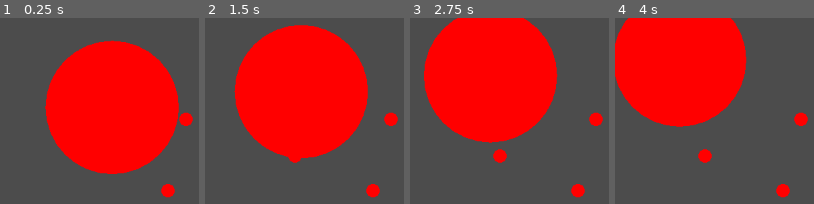
Above: before the commit, frames 1-4 (left to right).
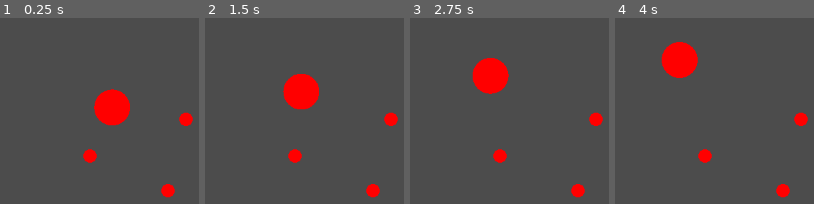
Above: after the commit, the same moments.

Repository: PSchlagnitweit/darwin_selection
Game: Godot game, scene res://testlevel.tscn
Same seed, same stepped clock (60 frames per second), same inputs: the game is played once before the commit and once after it. This scene is started directly instead of the project's main scene.
Inputs (mouse positions are in pixels of both pictures, inside the frame that each line leads up to):
- Up to frame 1 (0.25 s): no input
- Up to frame 2 (1.5 s): move the mouse to (outside the picture) at 0.52 s; click (outside the picture) at 0.67 s; move the mouse to (outside the picture) at 1.27 s; click (outside the picture) at 1.42 s
- Up to frame 3 (2.75 s): move the mouse to (outside the picture) at 2.02 s; click (outside the picture) at 2.17 s
- Up to frame 4 (4 s): move the mouse to (outside the picture) at 2.77 s; click (outside the picture) at 2.92 s; move the mouse to (outside the picture) at 3.52 s; click (outside the picture) at 3.67 s

The runs differ from the first frame. In frame 1, 35% of the frame differs, in the area x 22-90%, y 11-84%; in frame 2, 35%, in the area x 14-82%, y 3-76%; in frame 3, 34%; in frame 4, 30%.

Commit message:
more bug fixes and small changes

Diff:
--- a/Creature_Base.tscn
+++ b/Creature_Base.tscn
@@ -9,15 +9,17 @@
 
 [sub_resource type="CircleShape2D" id=3]
 
-[node name="KinematicBody2D" type="KinematicBody2D"]
+[node name="Creature" type="KinematicBody2D"]
 script = ExtResource( 1 )
+size_adjustment = 3
+sense = 20
 perlin_noise = SubResource( 2 )
 
 [node name="CollisionShape2D" type="CollisionShape2D" parent="."]
 shape = SubResource( 1 )
 
-[node name="Area2D" type="Area2D" parent="."]
+[node name="SensingField" type="Area2D" parent="."]
 
-[node name="CollisionShape2D" type="CollisionShape2D" parent="Area2D"]
+[node name="CollisionShape2D" type="CollisionShape2D" parent="SensingField"]
 show_behind_parent = true
 shape = SubResource( 3 )
--- a/Creature_Control.gd
+++ b/Creature_Control.gd
@@ -1,4 +1,5 @@
 extends KinematicBody2D
+class_name Creature_Control
 
 const maxspeed = 20
 export(int) var size_adjustment = 1
@@ -16,6 +17,7 @@
 var velocity: Vector2
 var color: Color
 
+var food_count = 0
 var energy = 10
 var time = 0.0
 export(OpenSimplexNoise) var perlin_noise
@@ -24,15 +26,15 @@
 func _ready():
 	randomize()
 	perlin_noise.seed = randi()
-	area2d = get_node("Area2D")
+	area2d = get_node("SensingField")
 	area2d.connect("area_entered", self, "return_entered_object")
 	area2d.connect("area_exited", self, "return_object_left")
-
-	area2d.scale *= Vector2(size_adjustment, size_adjustment)
 
 	relative_speed = speed_adjustment * speed
 	self.scale = Vector2(size / size_adjustment, size / size_adjustment)
 	self.color = Color.red
+	area2d.scale = Vector2(sense / size_adjustment, sense / size_adjustment) / self.scale
+
 func _process(delta):
 	time += delta * amplitude
 
@@ -40,6 +42,13 @@
 		move_to_interesting(interesting_object.position)
 	else:
 		update_position()
+
+	if get_slide_count() > 0:
+		for i in get_slide_count():
+			var collision = get_slide_collision(i)
+			if collision.is_class(self.get_class):
+				if collision.size > self.size * 1.2:
+					self.get_eaten(collision)
 	update()
 
 func move_to_interesting(position):
@@ -55,7 +64,7 @@
 
 
 func _draw():
-	var rad = size
+	var rad = self.scale.x * size_adjustment
 	draw_circle(Vector2(0, 0), rad, color)
 
 func return_entered_object(area):
@@ -63,3 +72,10 @@
 
 func return_object_left():
 	interesting_object = null
+
+func get_eaten(collision: Creature_Control):
+	collision.food_count += 1
+	queue_free()
+
+func is_type(type): return type == "MyObject" or .is_type(type)
+func    get_type(): return "MyObject"
--- a/Food.gd
+++ b/Food.gd
@@ -1,4 +1,5 @@
 extends Area2D
+class_name Food
 
 
 # Declare member variables here. Examples:
@@ -8,7 +9,7 @@
 
 # Called when the node enters the scene tree for the first time.
 func _ready():
-	pass # Replace with function body.
+	self.connect("area_entered", self, "get_eaten")
 
 
 # Called every frame. 'delta' is the elapsed time since the previous frame.
@@ -18,3 +19,9 @@
 func _draw():
 	var rad = 10
 	draw_circle(Vector2(0, 0), rad, Color.red)
+
+func get_eaten(area):
+	var parent: Creature_Control = area.get_parent()
+
+	parent.food_count += 1
+	queue_free()
--- a/project.godot
+++ b/project.godot
@@ -14,14 +14,26 @@
 "language": "GDScript",
 "path": "res://evolution/Creature.gd"
 }, {
+"base": "KinematicBody2D",
+"class": "Creature_Control",
+"language": "GDScript",
+"path": "res://Creature_Control.gd"
+}, {
 "base": "Node",
 "class": "EvolutionaryAlgorithm",
 "language": "GDScript",
 "path": "res://evolution/EvolutionaryAlgorithm.gd"
+}, {
+"base": "Area2D",
+"class": "Food",
+"language": "GDScript",
+"path": "res://Food.gd"
 } ]
 _global_script_class_icons={
 "Creature": "",
-"EvolutionaryAlgorithm": ""
+"Creature_Control": "",
+"EvolutionaryAlgorithm": "",
+"Food": ""
 }
 
 [application]
